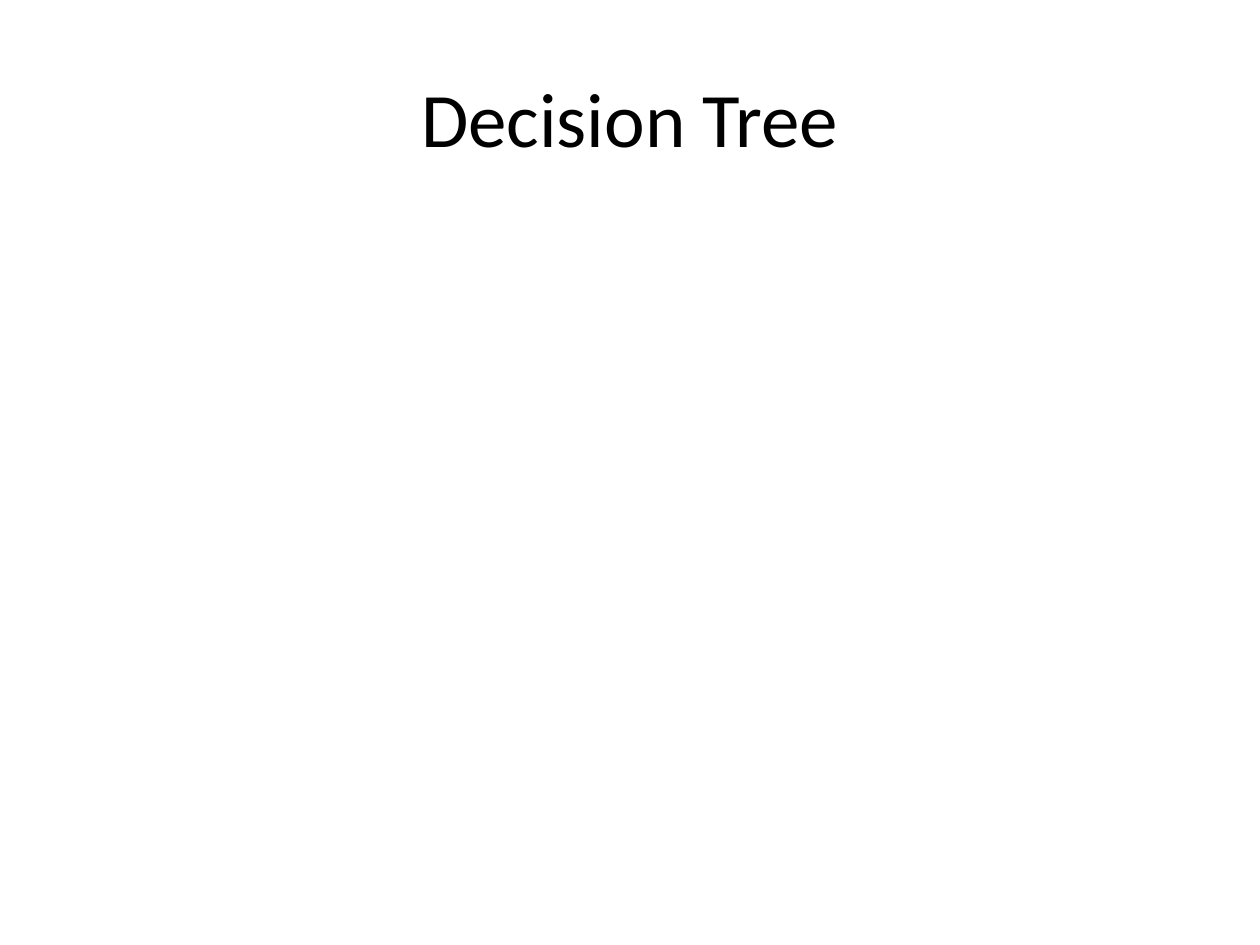
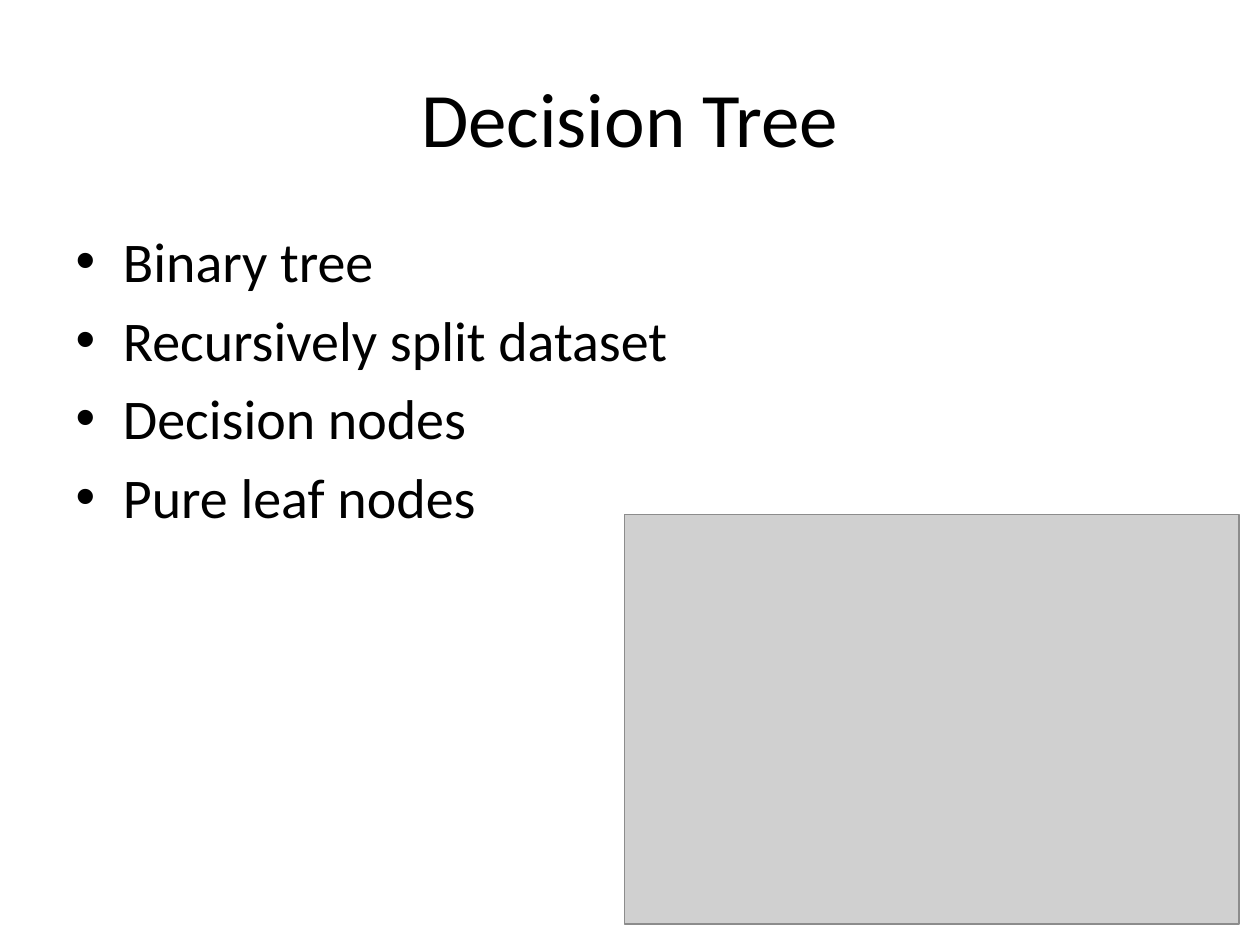
Before and after one commit to look4pritam/ArtificialIntelligence, a slide deck: slide 4 of MachineLearning/DecisionTree.pptx. Drawn at 1260x945 pixels with LibreOffice and Linux fonts; fonts in the diff are those of the drawing; grey boxes stand for pictures. Boxes give left, top, right and bottom in pixels: in the first picture for what was removed or moved away, otherwise in the second. Text is boxed around its words. In the diff, an @@ line names an element or a change of style, - is before the commit and + after.

```diff
--- a/MachineLearning/DecisionTree.pptx
+++ b/MachineLearning/DecisionTree.pptx
@@ text added at bbox=[123, 243, 667, 519], 32 pt, text #000000 @@
+• Binary tree
+• Recursively split dataset
+• Decision nodes
+• Pure leaf nodes
@@ picture added at bbox=[625, 514, 1240, 924] @@
```
